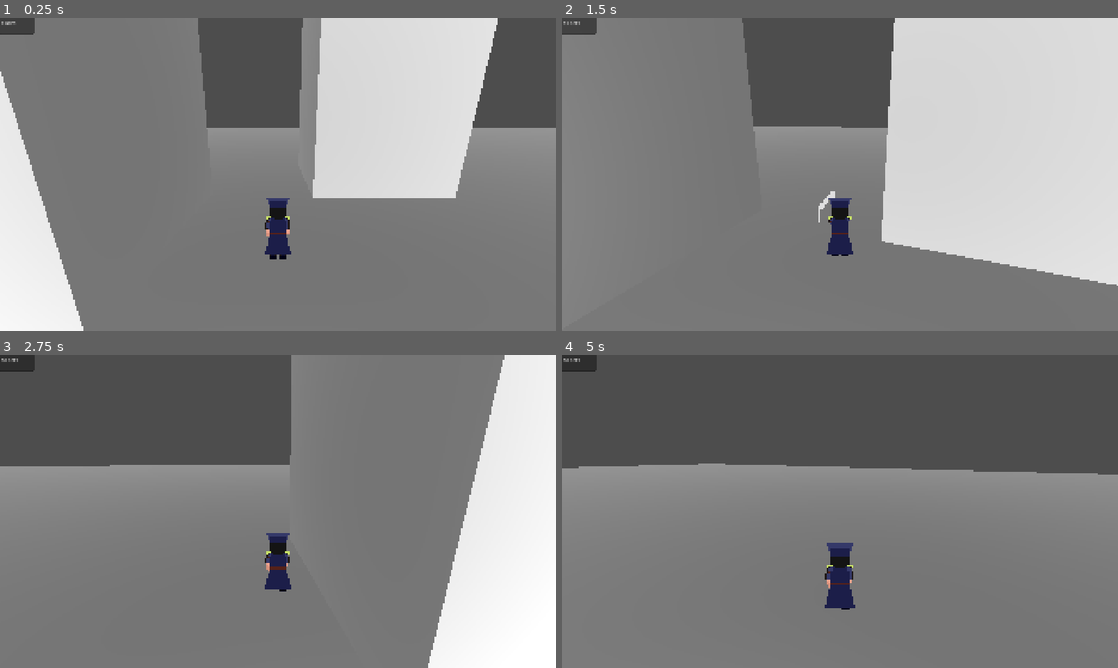
Above: before the commit, frames 1-4 (two rows, left to right).
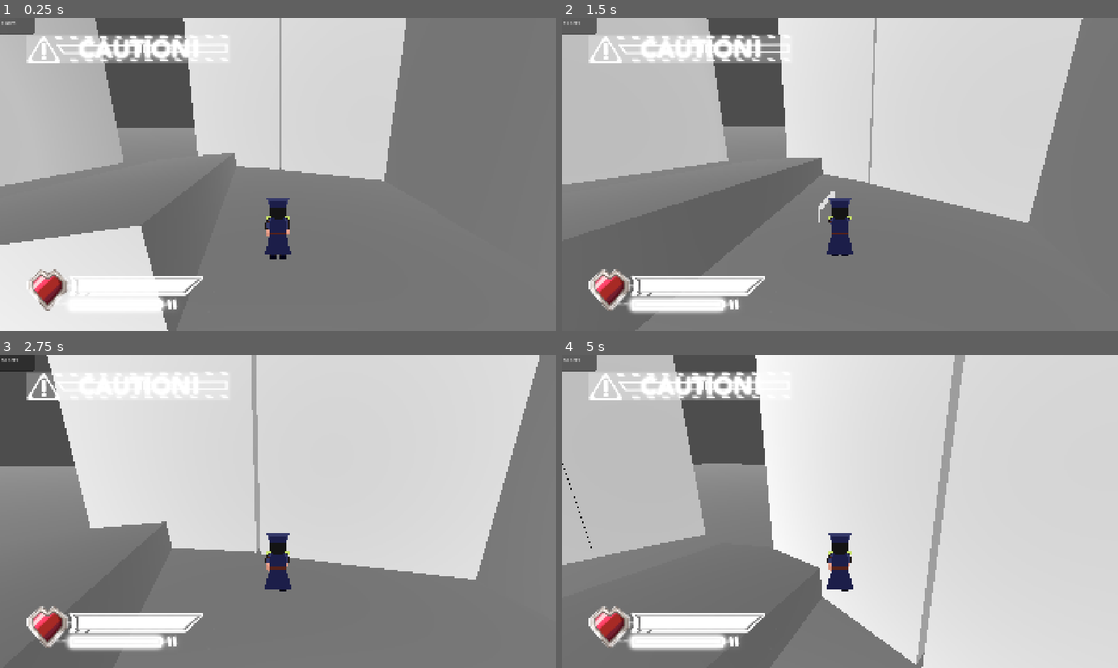
Above: after the commit, the same moments.

Repository: zenrythebard/dinamik_21_gamejam
Game: Godot game, scene res://test_assets/test_zabi3d.tscn
The game is run twice, just before and just after one commit, with the same random seed, the same clock (stepped at 60 frames per second) and the same inputs. This scene is started directly instead of the project's main scene.
Inputs (mouse positions are in pixels of both pictures, inside the frame that each line leads up to):
- Up to frame 1 (0.25 s): no input
- Up to frame 2 (1.5 s): tap Enter (ui_accept) at 0.5, 0.77 s; move the mouse to (867, 174) at 0.52 s; hold W (walk_forward) from 0.53 s (still down); click (867, 174) at 0.6 s; move the mouse to (812, 174) at 1.27 s; tap Shift (dash) at 1.35 s
- Up to frame 3 (2.75 s): keep holding W (walk_forward); tap Enter (ui_accept) at 1.52 s; move the mouse to (289, 505) at 2.02 s; click (289, 505) at 2.1 s
- Up to frame 4 (5 s): keep holding W (walk_forward); move the mouse to (834, 517) at 2.77 s; tap Shift (dash) at 2.85, 4.35 s; tap Enter (ui_accept) at 3.02, 3.77, 4.52 s; move the mouse to (878, 514) at 3.52 s; click (878, 514) at 3.6 s; move the mouse to (795, 508) at 4.27 s

The runs differ from the first frame. In frame 1, 48% of the frame differs, in the area x 0-100%, y 0-100%; in frame 2, 48%; in frame 3, 62%; in frame 4, 76%.

Commit message:
p

Diff:
--- a/hud.tscn
+++ b/hud.tscn
@@ -1,6 +1,28 @@
 [gd_scene format=3 uid="uid://0v3d0xdojfyd"]
 
-[ext_resource type="Texture2D" uid="uid://cwvj2a33ebq1e" path="res://UI SKETCH.png" id="1_37p78"]
+[ext_resource type="Texture2D" uid="uid://dok3mvto3mayj" path="res://interface/ui_asset/ui_gameplay/ui_gameplay_healthbar/healthbar_fullimage.png" id="1_37p78"]
+[ext_resource type="Texture2D" uid="uid://bedk6unbx4ni3" path="res://interface/ui_asset/ui_gameplay/patokan ui/Sekiro_ShadowsDieTwice04142020-033705.jpg" id="1_amv7k"]
+[ext_resource type="Texture2D" uid="uid://k85n3c8tgicq" path="res://interface/ui_asset/ui_gameplay/patokan ui/Crisis-Core-Final-Fantasy-VII-Reunion-scaled.jpg" id="1_gpiub"]
+[ext_resource type="Texture2D" uid="uid://dk8pregu4awyl" path="res://interface/ui_asset/ui_gameplay/ui_gameplay_healthbar/healthbar_fill.png" id="2_1xsix"]
+[ext_resource type="Texture2D" uid="uid://bnucgee6iqx6v" path="res://interface/ui_asset/ui_gameplay/ui_gameplay_healthbar/healthbar.png" id="3_rftc2"]
+[ext_resource type="Texture2D" uid="uid://cgxs50ojdyin3" path="res://interface/ui_asset/ui_gameplay/ui_gameplay_healthbar/skillbar.png" id="4_61f8s"]
+[ext_resource type="Texture2D" uid="uid://l7dl7otekdit" path="res://interface/ui_asset/ui_gameplay/ui_gameplay_healthbar/skillbar_fill.png" id="5_g10ll"]
+[ext_resource type="Texture2D" uid="uid://chpk4sdtpuect" path="res://interface/ui_asset/ui_gameplay/ui_gameplay_healthbar/skillbar_glow.png" id="5_gpiub"]
+[ext_resource type="Texture2D" uid="uid://b7ksy076k7iyo" path="res://interface/ui_asset/ui_gameplay/ui_gameplay_healthbar/hpbar_decoration.png" id="6_gpiub"]
+[ext_resource type="Texture2D" uid="uid://c6d30trj1s1af" path="res://interface/ui_asset/ui_gameplay/ui_gameplay_statemeter/statemeter_fullimage.png" id="9_g10ll"]
+[ext_resource type="Texture2D" uid="uid://d0kidd0kyqtqe" path="res://interface/ui_asset/ui_gameplay/ui_gameplay_statemeter/statebar_decoration.png" id="11_rgb5v"]
+[ext_resource type="Texture2D" uid="uid://b1m345nfvghce" path="res://interface/ui_asset/ui_gameplay/ui_gameplay_statemeter/stateframe_left.png" id="12_np8ax"]
+[ext_resource type="Texture2D" uid="uid://vkd2ipulho1c" path="res://interface/ui_asset/ui_gameplay/ui_gameplay_statemeter/stateframe_right.png" id="13_8w6vd"]
+[ext_resource type="Texture2D" uid="uid://cbfl4k00th0k0" path="res://interface/ui_asset/ui_gameplay/ui_gameplay_statemeter/stateframe_left_fill.png" id="14_shnbk"]
+[ext_resource type="Texture2D" uid="uid://debkbg1ncgw6h" path="res://interface/ui_asset/ui_gameplay/ui_gameplay_statemeter/stateframe_right_fill.png" id="15_o2hcl"]
+[ext_resource type="Texture2D" uid="uid://dgvdhlnq7pmng" path="res://interface/ui_asset/ui_gameplay/ui_gameplay_statemeter/stateIcon_frame.png" id="16_gh5fi"]
+[ext_resource type="Texture2D" uid="uid://e7obubj1o6gj" path="res://interface/ui_asset/ui_gameplay/ui_gameplay_statemeter/stateIcon_neutral.png" id="17_nx880"]
+[ext_resource type="Texture2D" uid="uid://62tw0brj5a01" path="res://interface/ui_asset/ui_gameplay/ui_gameplay_statemeter/stateIcon_boosted.png" id="18_drihh"]
+[ext_resource type="Texture2D" uid="uid://btprt8co4istq" path="res://interface/ui_asset/ui_gameplay/ui_gameplay_statemeter/stateIcon_caution.png" id="19_d5hpo"]
+[ext_resource type="Texture2D" uid="uid://dt2ihg6hkoaoe" path="res://interface/ui_asset/ui_gameplay/ui_gameplay_statemeter/statebar_frame_50%.png" id="20_y8web"]
+[ext_resource type="Texture2D" uid="uid://bty2hm361r05e" path="res://interface/ui_asset/ui_gameplay/ui_gameplay_statemeter/stateTitle_caution.png" id="21_cj3fo"]
+[ext_resource type="Texture2D" uid="uid://ofpwu5uc4rkn" path="res://interface/ui_asset/ui_gameplay/ui_gameplay_statemeter/stateTitle_throtteled.png" id="22_tcfrd"]
+[ext_resource type="Texture2D" uid="uid://b7002hva3jymj" path="res://interface/ui_asset/ui_gameplay/ui_gameplay_statemeter/stateTitle_boosted.png" id="23_qb75m"]
 
 [node name="Hud" type="Control" unique_id=1045852115]
 layout_mode = 3
@@ -9,17 +31,188 @@
 anchor_bottom = 1.0
 grow_horizontal = 2
 grow_vertical = 2
-
-[node name="UiSketch" type="Sprite2D" parent="." unique_id=1758667768]
-position = Vector2(348.00003, 944.75)
-scale = Vector2(0.588172, 0.588172)
+metadata/_edit_lock_ = true
+
+[node name="SekiroShadowsDieTwice04142020033705" type="Sprite2D" parent="." unique_id=394431192]
+visible = false
+modulate = Color(1, 1, 1, 0.28627452)
+position = Vector2(967.7778, 544)
+scale = Vector2(1.0018518, 1.0018518)
+texture = ExtResource("1_amv7k")
+
+[node name="CrisisCoreFinalFantasyViiReunionScaled" type="Sprite2D" parent="." unique_id=204010810]
+visible = false
+modulate = Color(1, 1, 1, 0.24705882)
+position = Vector2(958.77795, 540.99994)
+scale = Vector2(0.7472222, 0.7472222)
+texture = ExtResource("1_gpiub")
+
+[node name="HealthbarFullimage" type="Sprite2D" parent="." unique_id=574911086]
+modulate = Color(1, 1, 1, 0.18039216)
+position = Vector2(405.875, 957.00006)
+scale = Vector2(2.6103516, 2.6103516)
 texture = ExtResource("1_37p78")
-region_enabled = true
-region_rect = Rect2(133.64172, 912.8346, 1161.6189, 465.6239)
-
-[node name="UiSketch2" type="Sprite2D" parent="." unique_id=1787596248]
-position = Vector2(496.99976, 140.99994)
-scale = Vector2(0.58183634, 0.58183634)
-texture = ExtResource("1_37p78")
-region_enabled = true
-region_rect = Rect2(1732.5096, 1182.6929, 1726.3907, 501.44128)
+metadata/_edit_lock_ = true
+
+[node name="HP&SKILL Bar" type="Node2D" parent="." unique_id=911649419]
+position = Vector2(8, -25)
+
+[node name="Healthbar" type="Sprite2D" parent="HP&SKILL Bar" unique_id=1334101123]
+texture_filter = 3
+position = Vector2(461.91986, 947.7665)
+scale = Vector2(2.6408014, 2.6623254)
+texture = ExtResource("3_rftc2")
+region_enabled = true
+region_rect = Rect2(52.000015, 92, 200.79999, 46.399994)
+
+[node name="SkillbarGlow" type="Sprite2D" parent="HP&SKILL Bar" unique_id=1605421372]
+position = Vector2(390.99997, 1016.5)
+scale = Vector2(2.5408804, 2.1458333)
+texture = ExtResource("5_gpiub")
+region_enabled = true
+region_rect = Rect2(47.039886, 117.439926, 159.28003, 48.40001)
+
+[node name="Skillbar" type="Sprite2D" parent="HP&SKILL Bar" unique_id=1353074108]
+texture_filter = 3
+position = Vector2(394.01385, 1017)
+scale = Vector2(2.5998018, 2.51389)
+texture = ExtResource("4_61f8s")
+region_enabled = true
+region_rect = Rect2(56.800003, 123.2, 140, 36)
+
+[node name="SkillbarFill" type="Sprite2D" parent="HP&SKILL Bar" unique_id=517719324]
+position = Vector2(392, 1014)
+scale = Vector2(2.5588236, 2.22)
+texture = ExtResource("5_g10ll")
+region_enabled = true
+region_rect = Rect2(57.60002, 121.59999, 136.79999, 37.600006)
+
+[node name="HealthbarFill" type="Sprite2D" parent="HP&SKILL Bar" unique_id=1013983868]
+position = Vector2(471.00006, 948.58)
+scale = Vector2(2.573171, 2.5)
+texture = ExtResource("2_1xsix")
+region_enabled = true
+region_rect = Rect2(73.973236, 102.6795, 164.94559, 25.675117)
+
+[node name="HpbarDecoration" type="Sprite2D" parent="HP&SKILL Bar" unique_id=1541070654]
+position = Vector2(164.00003, 958)
+scale = Vector2(2.5606062, 2.560606)
+texture = ExtResource("6_gpiub")
+region_enabled = true
+region_rect = Rect2(0, 85.71991, 78.71988, 66.880005)
+
+[node name="HpbarDecoration2" type="Sprite2D" parent="HP&SKILL Bar" unique_id=1293921529]
+position = Vector2(576, 1009)
+scale = Vector2(2.5606062, 2.560606)
+texture = ExtResource("6_gpiub")
+region_enabled = true
+region_rect = Rect2(179.91992, 127.99992, 30.799988, 21.12001)
+
+[node name="StatemeterFullimage" type="Sprite2D" parent="." unique_id=1410564130]
+visible = false
+modulate = Color(1, 1, 1, 0.2)
+texture_filter = 3
+position = Vector2(439.99997, 98.999985)
+scale = Vector2(2.8013117, 2.8013117)
+texture = ExtResource("9_g10ll")
+region_enabled = true
+region_rect = Rect2(0, 78.399994, 256, 81.59999)
+metadata/_edit_lock_ = true
+
+[node name="StatebarDecoration" type="Sprite2D" parent="." unique_id=1196680289]
+position = Vector2(488.835, 105)
+scale = Vector2(2.8105907, 2.65)
+texture = ExtResource("11_rgb5v")
+region_enabled = true
+region_rect = Rect2(35.199753, 96.7999, 220.80025, 49.600037)
+
+[node name="StateframeLeft" type="Sprite2D" parent="." unique_id=180808764]
+position = Vector2(340.5, 106.17753)
+scale = Vector2(2.7631578, 2.435)
+texture = ExtResource("12_np8ax")
+region_enabled = true
+region_rect = Rect2(34.71988, 109.51993, 114.400024, 25.520004)
+
+[node name="StateframeRight" type="Sprite2D" parent="." unique_id=1788864894]
+position = Vector2(629.27625, 105)
+scale = Vector2(2.7474139, 2.435)
+texture = ExtResource("13_8w6vd")
+region_enabled = true
+region_rect = Rect2(137.6799, 105.11992, 117.440094, 33.440018)
+
+[node name="StateframeLeftFill" type="Sprite2D" parent="." unique_id=891804733]
+visible = false
+position = Vector2(350, 102.00001)
+scale = Vector2(2.7241378, 2.1774998)
+texture = ExtResource("14_shnbk")
+region_enabled = true
+region_rect = Rect2(37.12857, 107.75992, 116.39133, 25.520004)
+
+[node name="StateframeRightFill" type="Sprite2D" parent="." unique_id=1905887632]
+visible = false
+position = Vector2(637.5, 105.83875)
+scale = Vector2(2.7053561, 2.1879342)
+texture = ExtResource("15_o2hcl")
+region_enabled = true
+region_rect = Rect2(143.16858, 110.39991, 112.83142, 23.15194)
+
+[node name="StateIconFrame" type="Sprite2D" parent="." unique_id=1376865710]
+position = Vector2(155.183, 107.175)
+scale = Vector2(2.707, 2.707)
+texture = ExtResource("16_gh5fi")
+region_enabled = true
+region_rect = Rect2(0, 99.199905, 52.39969, 45.60002)
+
+[node name="StateIconNeutral" type="Sprite2D" parent="." unique_id=2045220706]
+visible = false
+position = Vector2(151, 123.99999)
+scale = Vector2(2.8333333, 2.8333337)
+texture = ExtResource("17_nx880")
+region_enabled = true
+region_rect = Rect2(12.799728, 112.79991, 24.800018, 29.600021)
+
+[node name="StateIconBoosted" type="Sprite2D" parent="." unique_id=182196882]
+visible = false
+position = Vector2(152.735, 124.495)
+scale = Vector2(2.64, 2.64)
+texture = ExtResource("18_drihh")
+region_enabled = true
+region_rect = Rect2(6.3997345, 110.39992, 37.600006, 36.80002)
+
+[node name="StateIconCaution" type="Sprite2D" parent="." unique_id=1687589984]
+position = Vector2(150, 116)
+scale = Vector2(2.675, 2.675)
+texture = ExtResource("19_d5hpo")
+region_enabled = true
+region_rect = Rect2(11.199722, 103.99991, 25.600037, 42.400024)
+
+[node name="StatebarFrame50_" type="Sprite2D" parent="." unique_id=1124319056]
+position = Vector2(443.41174, 106)
+scale = Vector2(2.8235292, 2.8235292)
+texture = ExtResource("20_y8web")
+region_enabled = true
+region_rect = Rect2(0, 95.99991, 256, 51.200027)
+
+[node name="StateTitleCaution" type="Sprite2D" parent="." unique_id=611230020]
+position = Vector2(479.5357, 104.25)
+scale = Vector2(2.7500002, 2.7499998)
+texture = ExtResource("21_cj3fo")
+region_enabled = true
+region_rect = Rect2(62.399765, 99.99991, 162.40009, 42.400024)
+
+[node name="StateTitleThrotteled" type="Sprite2D" parent="." unique_id=108128079]
+visible = false
+position = Vector2(484.79312, 113.75)
+scale = Vector2(2.637931, 2.637931)
+texture = ExtResource("22_tcfrd")
+offset = Vector2(1.27, -0.775)
+region_enabled = true
+region_rect = Rect2(48.79976, 109.599915, 200.00012, 29.600021)
+
+[node name="StateTitleBoosted" type="Sprite2D" parent="." unique_id=821233781]
+visible = false
+position = Vector2(495.075, 106)
+scale = Vector2(2.465, 2.465)
+texture = ExtResource("23_qb75m")
+region_enabled = true
+region_rect = Rect2(70.399765, 107.199905, 148.80011, 28.800018)
--- a/test_assets/test_zabi3d.tscn
+++ b/test_assets/test_zabi3d.tscn
@@ -2,6 +2,7 @@
 
 [ext_resource type="Script" uid="uid://38vw2n2nnkc6" path="res://test_assets/debug_hud.gd" id="1_4vitv"]
 [ext_resource type="PackedScene" uid="uid://bmjpb7m47sepc" path="res://test_assets/player.tscn" id="2_i0q3a"]
+[ext_resource type="PackedScene" uid="uid://0v3d0xdojfyd" path="res://hud.tscn" id="3_hbur2"]
 
 [sub_resource type="BoxMesh" id="BoxMesh_p5viw"]
 size = Vector3(5.655, 12.41, 5.92)
@@ -15,6 +16,8 @@
 data = PackedVector3Array(1, 0, 1, -1, 0, 1, 1, 0, -1, -1, 0, 1, -1, 0, -1, 1, 0, -1)
 
 [node name="Node3D" type="Node3D" unique_id=763767127]
+
+[node name="Hud" parent="." unique_id=1045852115 instance=ExtResource("3_hbur2")]
 
 [node name="DebugHud" type="Control" parent="." unique_id=586792392]
 layout_mode = 3
@@ -40,34 +43,171 @@
 light_specular = 7.04
 light_bake_mode = 1
 
-[node name="StaticBody3D" type="StaticBody3D" parent="." unique_id=885575669]
-transform = Transform3D(1, 0, 0, 0, 1, 0, 0, 0, 1, 0, 2.3129764, 0)
-
-[node name="MeshInstance3D" type="MeshInstance3D" parent="StaticBody3D" unique_id=1068879552]
-transform = Transform3D(1, 0, 0, 0, 1, 0, 0, 0, 1, -5.5891323, 3.7832549, -1.157473)
-mesh = SubResource("BoxMesh_p5viw")
-
-[node name="CollisionShape3D" type="CollisionShape3D" parent="StaticBody3D" unique_id=1455144850]
-transform = Transform3D(1, 0, 0, 0, 1, 0, 0, 0, 1, -5.5891323, 3.7832549, -1.157473)
-shape = SubResource("ConcavePolygonShape3D_l0q54")
-
-[node name="StaticBody3D2" type="StaticBody3D" parent="." unique_id=1259349754]
-transform = Transform3D(1, 0, 0, 0, 1, 0, 0, 0, 1, 9.802898, 2.3129764, -5.354058)
-
-[node name="MeshInstance3D" type="MeshInstance3D" parent="StaticBody3D2" unique_id=657621066]
-transform = Transform3D(1, 0, 0, 0, 1, 0, 0, 0, 1, -5.5891323, 3.7832549, -1.157473)
-mesh = SubResource("BoxMesh_p5viw")
-
-[node name="CollisionShape3D" type="CollisionShape3D" parent="StaticBody3D2" unique_id=1053620669]
-transform = Transform3D(1, 0, 0, 0, 1, 0, 0, 0, 1, -5.5891323, 3.7832549, -1.157473)
-shape = SubResource("ConcavePolygonShape3D_l0q54")
-
-[node name="StaticBody3D3" type="StaticBody3D" parent="." unique_id=183144430]
-
-[node name="MeshInstance3D" type="MeshInstance3D" parent="StaticBody3D3" unique_id=1137061260]
+[node name="Buildings" type="Node3D" parent="." unique_id=423470048]
+transform = Transform3D(1, 0, 0, 0, 1, 0, 0, 0, 1, 4.0403156, 0, 0)
+
+[node name="StaticBody3D" type="StaticBody3D" parent="Buildings" unique_id=885575669]
+transform = Transform3D(1, 0, 0, 0, 1, 0, 0, 0, 1, -14.568442, 2.3129764, 8.176253)
+
+[node name="MeshInstance3D" type="MeshInstance3D" parent="Buildings/StaticBody3D" unique_id=1068879552]
+transform = Transform3D(1, 0, 0, 0, 1, 0, 0, 0, 1, -5.5891323, 3.7832549, -1.157473)
+mesh = SubResource("BoxMesh_p5viw")
+
+[node name="CollisionShape3D" type="CollisionShape3D" parent="Buildings/StaticBody3D" unique_id=1455144850]
+transform = Transform3D(1, 0, 0, 0, 1, 0, 0, 0, 1, -5.5891323, 3.7832549, -1.157473)
+shape = SubResource("ConcavePolygonShape3D_l0q54")
+
+[node name="StaticBody3D9" type="StaticBody3D" parent="Buildings" unique_id=1523201272]
+transform = Transform3D(1, 0, 0, 0, 1, 0, 0, 0, 1, -15.456594, 2.3129764, 2.4905062)
+
+[node name="MeshInstance3D" type="MeshInstance3D" parent="Buildings/StaticBody3D9" unique_id=1046583700]
+transform = Transform3D(1, 0, 0, 0, 1, 0, 0, 0, 1, -5.5891323, 3.7832549, -1.157473)
+mesh = SubResource("BoxMesh_p5viw")
+
+[node name="CollisionShape3D" type="CollisionShape3D" parent="Buildings/StaticBody3D9" unique_id=1789063194]
+transform = Transform3D(1, 0, 0, 0, 1, 0, 0, 0, 1, -5.5891323, 3.7832549, -1.157473)
+shape = SubResource("ConcavePolygonShape3D_l0q54")
+
+[node name="StaticBody3D10" type="StaticBody3D" parent="Buildings" unique_id=528842001]
+transform = Transform3D(0.9446034, 0, -0.32821402, 0, 1, 0, 0.32821402, 0, 0.9446034, -15.181454, 2.3129764, -1.9137635)
+
+[node name="MeshInstance3D" type="MeshInstance3D" parent="Buildings/StaticBody3D10" unique_id=265210901]
+transform = Transform3D(1, 0, 0, 0, 1, 0, 0, 0, 1, -5.5891323, 3.7832549, -1.157473)
+mesh = SubResource("BoxMesh_p5viw")
+
+[node name="CollisionShape3D" type="CollisionShape3D" parent="Buildings/StaticBody3D10" unique_id=1268371971]
+transform = Transform3D(1, 0, 0, 0, 1, 0, 0, 0, 1, -5.5891323, 3.7832549, -1.157473)
+shape = SubResource("ConcavePolygonShape3D_l0q54")
+
+[node name="StaticBody3D11" type="StaticBody3D" parent="Buildings" unique_id=226384713]
+transform = Transform3D(0.9446034, 0, -0.32821402, 0, 1, 0, 0.32821402, 0, 0.9446034, -13.946252, 1.614636, -5.670292)
+
+[node name="MeshInstance3D" type="MeshInstance3D" parent="Buildings/StaticBody3D11" unique_id=184630009]
+transform = Transform3D(1, 0, 0, 0, 1, 0, 0, 0, 1, -5.5891323, 3.7832549, -1.157473)
+mesh = SubResource("BoxMesh_p5viw")
+
+[node name="CollisionShape3D" type="CollisionShape3D" parent="Buildings/StaticBody3D11" unique_id=418662448]
+transform = Transform3D(1, 0, 0, 0, 1, 0, 0, 0, 1, -5.5891323, 3.7832549, -1.157473)
+shape = SubResource("ConcavePolygonShape3D_l0q54")
+
+[node name="StaticBody3D12" type="StaticBody3D" parent="Buildings" unique_id=370314893]
+transform = Transform3D(-0.40259293, 0, -0.9153791, 0, 1, 0, 0.9153791, 0, -0.40259293, -3.32163, 1.614636, -5.009349)
+
+[node name="MeshInstance3D" type="MeshInstance3D" parent="Buildings/StaticBody3D12" unique_id=813177346]
+transform = Transform3D(1, 0, 0, 0, 1, 0, 0, 0, 1, -5.5891323, 3.7832549, -1.157473)
+mesh = SubResource("BoxMesh_p5viw")
+
+[node name="CollisionShape3D" type="CollisionShape3D" parent="Buildings/StaticBody3D12" unique_id=1017743494]
+transform = Transform3D(1, 0, 0, 0, 1, 0, 0, 0, 1, -5.5891323, 3.7832549, -1.157473)
+shape = SubResource("ConcavePolygonShape3D_l0q54")
+
+[node name="StaticBody3D13" type="StaticBody3D" parent="Buildings" unique_id=1236961244]
+transform = Transform3D(0.09879565, 0, -0.9951077, 0, 1, 0, 0.9951077, 0, 0.09879565, -13.742325, 1.614636, -6.935541)
+
+[node name="MeshInstance3D" type="MeshInstance3D" parent="Buildings/StaticBody3D13" unique_id=757037963]
+transform = Transform3D(0.014929198, 0.99712676, -0.074273475, -0.09851451, 0.07538713, 0.9922761, 0.9950243, -0.007496871, 0.09935689, 3.5654454, -3.532793, -4.5679374)
+mesh = SubResource("BoxMesh_p5viw")
+
+[node name="CollisionShape3D" type="CollisionShape3D" parent="Buildings/StaticBody3D13" unique_id=989590104]
+transform = Transform3D(1, 0, 0, 0, 1, 0, 0, 0, 1, -5.5891323, 3.7832549, -1.157473)
+shape = SubResource("ConcavePolygonShape3D_l0q54")
+
+[node name="StaticBody3D14" type="StaticBody3D" parent="Buildings" unique_id=1495467582]
+transform = Transform3D(-0.28337383, 0, -0.9590096, 0, 1, 0, 0.9590096, 0, -0.28337383, -8.712173, 1.614636, -6.935541)
+
+[node name="MeshInstance3D" type="MeshInstance3D" parent="Buildings/StaticBody3D14" unique_id=1466361892]
+transform = Transform3D(1, 0, 0, 0, 1, 0, 0, 0, 1, -5.5891323, 3.7832549, -1.157473)
+mesh = SubResource("BoxMesh_p5viw")
+
+[node name="CollisionShape3D" type="CollisionShape3D" parent="Buildings/StaticBody3D14" unique_id=848846118]
+transform = Transform3D(1, 0, 0, 0, 1, 0, 0, 0, 1, -5.5891323, 3.7832549, -1.157473)
+shape = SubResource("ConcavePolygonShape3D_l0q54")
+
+[node name="StaticBody3D5" type="StaticBody3D" parent="Buildings" unique_id=1543667312]
+transform = Transform3D(0.05230657, 0, -0.99863106, 0, 1, 0, 0.99863106, 0, 0.05230657, -17.34818, 2.3129764, 17.64725)
+
+[node name="MeshInstance3D" type="MeshInstance3D" parent="Buildings/StaticBody3D5" unique_id=325310975]
+transform = Transform3D(1, 0, 0, 0, 1, 0, 0, 0, 1, -5.5891323, 3.7832549, -1.157473)
+mesh = SubResource("BoxMesh_p5viw")
+
+[node name="CollisionShape3D" type="CollisionShape3D" parent="Buildings/StaticBody3D5" unique_id=931092859]
+transform = Transform3D(1, 0, 0, 0, 1, 0, 0, 0, 1, -5.5891323, 3.7832549, -1.157473)
+shape = SubResource("ConcavePolygonShape3D_l0q54")
+
+[node name="StaticBody3D7" type="StaticBody3D" parent="Buildings" unique_id=19479363]
+transform = Transform3D(0.15476432, 0, -0.98795146, 0, 1, 0, 0.98795146, 0, 0.15476432, -11.201335, 2.3129764, 17.64725)
+
+[node name="MeshInstance3D" type="MeshInstance3D" parent="Buildings/StaticBody3D7" unique_id=1838060578]
+transform = Transform3D(1, 0, 0, 0, 1, 0, 0, 0, 1, -5.5891323, 3.7832549, -1.157473)
+mesh = SubResource("BoxMesh_p5viw")
+
+[node name="CollisionShape3D" type="CollisionShape3D" parent="Buildings/StaticBody3D7" unique_id=1185658337]
+transform = Transform3D(1, 0, 0, 0, 1, 0, 0, 0, 1, -5.5891323, 3.7832549, -1.157473)
+shape = SubResource("ConcavePolygonShape3D_l0q54")
+
+[node name="StaticBody3D8" type="StaticBody3D" parent="Buildings" unique_id=1676612030]
+transform = Transform3D(-0.15783718, 0, -0.9874652, 0, 1, 0, 0.9874652, 0, -0.15783718, -7.868171, 2.3129764, 17.64725)
+
+[node name="MeshInstance3D" type="MeshInstance3D" parent="Buildings/StaticBody3D8" unique_id=2105881705]
+transform = Transform3D(1, 0, 0, 0, 1, 0, 0, 0, 1, -5.5891323, 3.7832549, -1.157473)
+mesh = SubResource("BoxMesh_p5viw")
+
+[node name="CollisionShape3D" type="CollisionShape3D" parent="Buildings/StaticBody3D8" unique_id=1183885387]
+transform = Transform3D(1, 0, 0, 0, 1, 0, 0, 0, 1, -5.5891323, 3.7832549, -1.157473)
+shape = SubResource("ConcavePolygonShape3D_l0q54")
+
+[node name="StaticBody3D6" type="StaticBody3D" parent="Buildings" unique_id=1229731407]
+transform = Transform3D(1, 0, 0, 0, 1, 0, 0, 0, 1, -10.96442, 2.3129764, 14.81039)
+
+[node name="MeshInstance3D" type="MeshInstance3D" parent="Buildings/StaticBody3D6" unique_id=914054124]
+transform = Transform3D(1, 0, 0, 0, 1, 0, 0, 0, 1, 10.163931, 3.783255, -2.377121)
+mesh = SubResource("BoxMesh_p5viw")
+
+[node name="CollisionShape3D" type="CollisionShape3D" parent="Buildings/StaticBody3D6" unique_id=802321752]
+transform = Transform3D(1, 0, 0, 0, 1, 0, 0, 0, 1, -5.5891323, 3.7832549, -1.157473)
+shape = SubResource("ConcavePolygonShape3D_l0q54")
+
+[node name="StaticBody3D2" type="StaticBody3D" parent="Buildings" unique_id=1259349754]
+transform = Transform3D(1, 0, 0, 0, 1, 0, 0, 0, 1, 9.802898, 2.3129764, -3.221591)
+
+[node name="MeshInstance3D" type="MeshInstance3D" parent="Buildings/StaticBody3D2" unique_id=657621066]
+transform = Transform3D(1, 0, 0, 0, 1, 0, 0, 0, 1, -5.5891323, 3.7832549, -1.157473)
+mesh = SubResource("BoxMesh_p5viw")
+
+[node name="CollisionShape3D" type="CollisionShape3D" parent="Buildings/StaticBody3D2" unique_id=1053620669]
+transform = Transform3D(1, 0, 0, 0, 1, 0, 0, 0, 1, -5.5891323, 3.7832549, -1.157473)
+shape = SubResource("ConcavePolygonShape3D_l0q54")
+
+[node name="StaticBody3D3" type="StaticBody3D" parent="Buildings" unique_id=1002683589]
+transform = Transform3D(1, 0, 0, 0, 1, 0, 0, 0, 1, 9.802898, 2.3129764, 7.8723392)
+
+[node name="MeshInstance3D" type="MeshInstance3D" parent="Buildings/StaticBody3D3" unique_id=278314875]
+transform = Transform3D(1, 0, 0, 0, 1, 0, 0, 0, 1, -5.5891323, 3.7832549, -1.157473)
+mesh = SubResource("BoxMesh_p5viw")
+
+[node name="CollisionShape3D" type="CollisionShape3D" parent="Buildings/StaticBody3D3" unique_id=261401435]
+transform = Transform3D(1, 0, 0, 0, 1, 0, 0, 0, 1, -5.5891323, 3.7832549, -1.157473)
+shape = SubResource("ConcavePolygonShape3D_l0q54")
+
+[node name="StaticBody3D4" type="StaticBody3D" parent="Buildings" unique_id=1162278246]
+transform = Transform3D(1, 0, 0, 0, 1, 0, 0, 0, 1, 9.696474, 2.3129764, 1.9325938)
+
+[node name="MeshInstance3D" type="MeshInstance3D" parent="Buildings/StaticBody3D4" unique_id=642060076]
+transform = Transform3D(1, 0, 0, 0, 1, 0, 0, 0, 1, -5.5891323, 3.7832549, -1.157473)
+mesh = SubResource("BoxMesh_p5viw")
+
+[node name="CollisionShape3D" type="CollisionShape3D" parent="Buildings/StaticBody3D4" unique_id=1494122830]
+transform = Transform3D(1, 0, 0, 0, 1, 0, 0, 0, 1, -5.5891323, 3.7832549, -1.157473)
+shape = SubResource("ConcavePolygonShape3D_l0q54")
+
+[node name="Hud" parent="Buildings" unique_id=1867372472 instance=ExtResource("3_hbur2")]
+
+[node name="Floor" type="StaticBody3D" parent="." unique_id=183144430]
+
+[node name="MeshInstance3D" type="MeshInstance3D" parent="Floor" unique_id=1137061260]
 transform = Transform3D(130.06161, 0, 0, 0, 1, 0, 0, 0, 84.36816, 0, 0, 0)
 mesh = SubResource("PlaneMesh_uj04i")
 
-[node name="CollisionShape3D" type="CollisionShape3D" parent="StaticBody3D3" unique_id=904322233]
+[node name="CollisionShape3D" type="CollisionShape3D" parent="Floor" unique_id=904322233]
 transform = Transform3D(130.06161, 0, 0, 0, 1, 0, 0, 0, 84.36816, 0, 0, 0)
 shape = SubResource("ConcavePolygonShape3D_e4pr7")
Binary file added: interface/ui_asset/ui_gameplay/patokan ui/Crisis-Core-Final-Fantasy-VII-Reunion-scaled.jpg
Not shown, added: interface/ui_asset/ui_gameplay/patokan ui/Crisis-Core-Final-Fantasy-VII-Reunion-scaled.jpg.import
Binary file added: interface/ui_asset/ui_gameplay/patokan ui/Sekiro_ShadowsDieTwice04142020-033705.jpg
Not shown, added: interface/ui_asset/ui_gameplay/patokan ui/Sekiro_ShadowsDieTwice04142020-033705.jpg.import
Binary file added: interface/ui_asset/ui_gameplay/ui_gameplay_healthbar/healthbar.png
Not shown, added: interface/ui_asset/ui_gameplay/ui_gameplay_healthbar/healthbar.png.import
Binary file added: interface/ui_asset/ui_gameplay/ui_gameplay_healthbar/healthbar_fill.png
Not shown, added: interface/ui_asset/ui_gameplay/ui_gameplay_healthbar/healthbar_fill.png.import
Binary file added: interface/ui_asset/ui_gameplay/ui_gameplay_healthbar/healthbar_fullimage.png
Not shown, added: interface/ui_asset/ui_gameplay/ui_gameplay_healthbar/healthbar_fullimage.png.import
Binary file added: interface/ui_asset/ui_gameplay/ui_gameplay_healthbar/hpbar_decoration.png
Not shown, added: interface/ui_asset/ui_gameplay/ui_gameplay_healthbar/hpbar_decoration.png.import
(and 38 more such lines)
